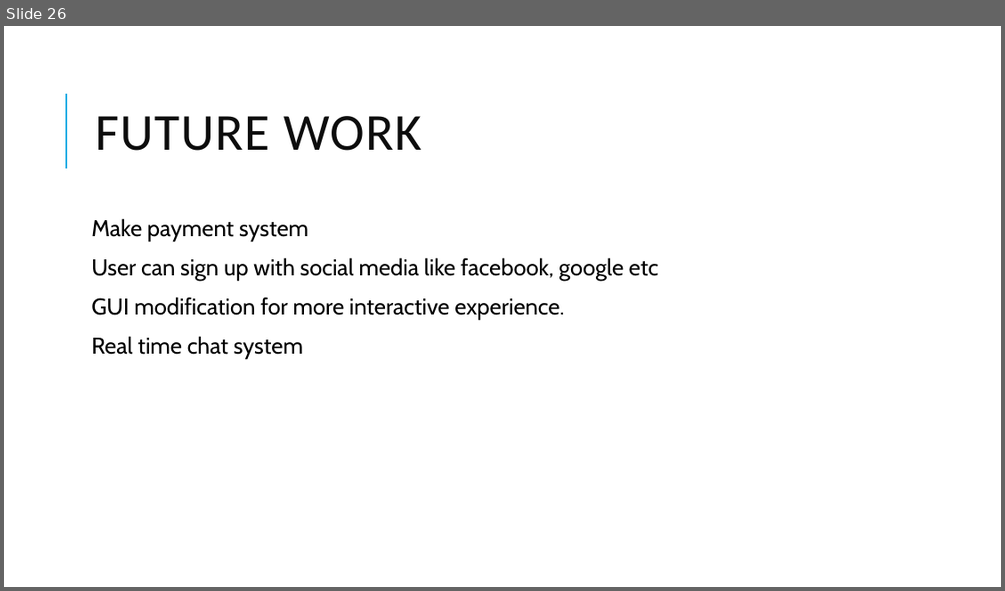
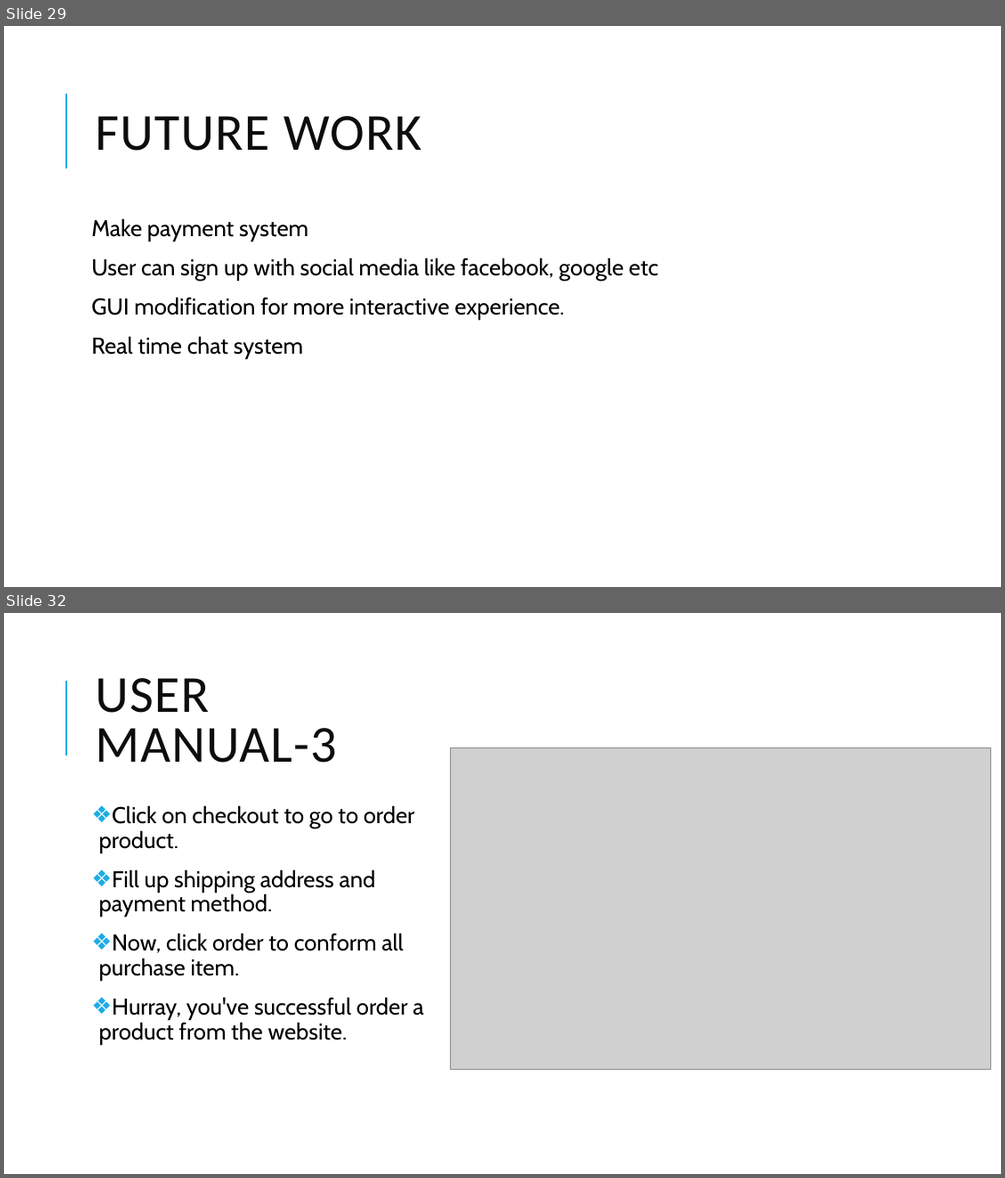
Before and after one commit to admondtamang/e-commerce-cp, a slide deck: E-commerce site.pptx. Shown one above the other, each under a label of ours: slide 26 before the commit, slides 29 and 32 after it; the slides between them are not shown. The pictures are 1005x591 and 1005x1178 pixels, drawn with LibreOffice and Linux fonts; fonts in the diff are those of the drawing; grey boxes stand for pictures. Boxes give left, top, right and bottom in pixels: in the first picture for what was removed or moved away, otherwise in the second. Text is boxed around its words. In the diff, an @@ line names an element or a change of style, - is before the commit and + after.

```diff
--- a/E-commerce site.pptx
+++ b/E-commerce site.pptx
@@ slide 32 added at (x1=4, y1=613, x2=1001, y2=1174), background #FFFFFF; not listed: 1 template element that a slide beside it also shows @@
@@ title added at (x1=95, y1=678, x2=336, y2=763), 50 pt, text #0D0D0D @@
+USER MANUAL-3
@@ picture added at (x1=450, y1=747, x2=991, y2=1070) @@
@@ text added at (x1=99, y1=805, x2=423, y2=1045), 22 pt, text #000000 @@
+❖ Click on checkout to go to order product.
+❖ Fill up shipping address and payment method.
+❖ Now, click order to conform all purchase item.
+❖ Hurray, you've successful order a product from the website.
@@ what was slide 26 is now slide 29 @@
```
Also in this commit, not shown: 8 slides changed, 7 other slides added, 24 other files.
